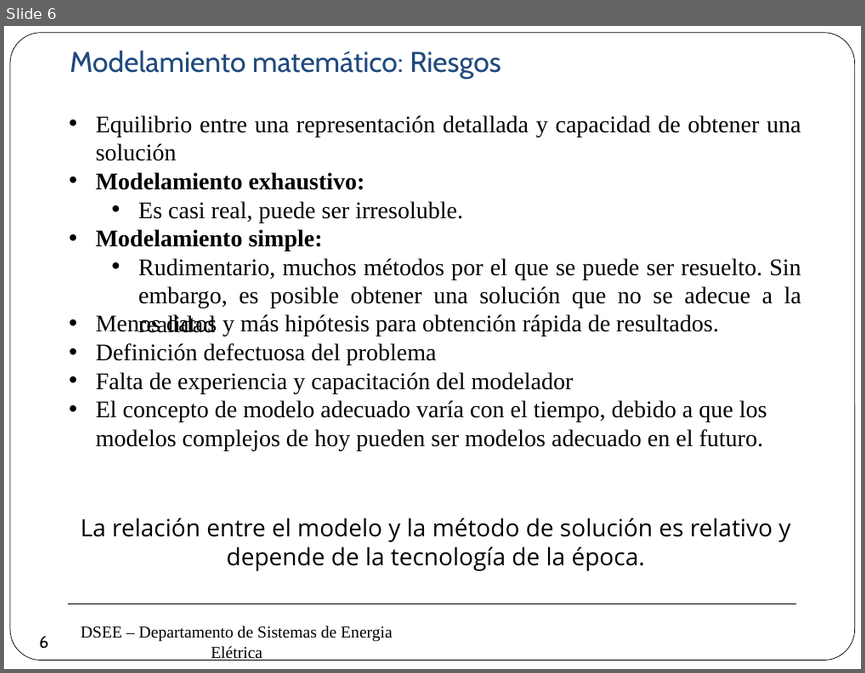
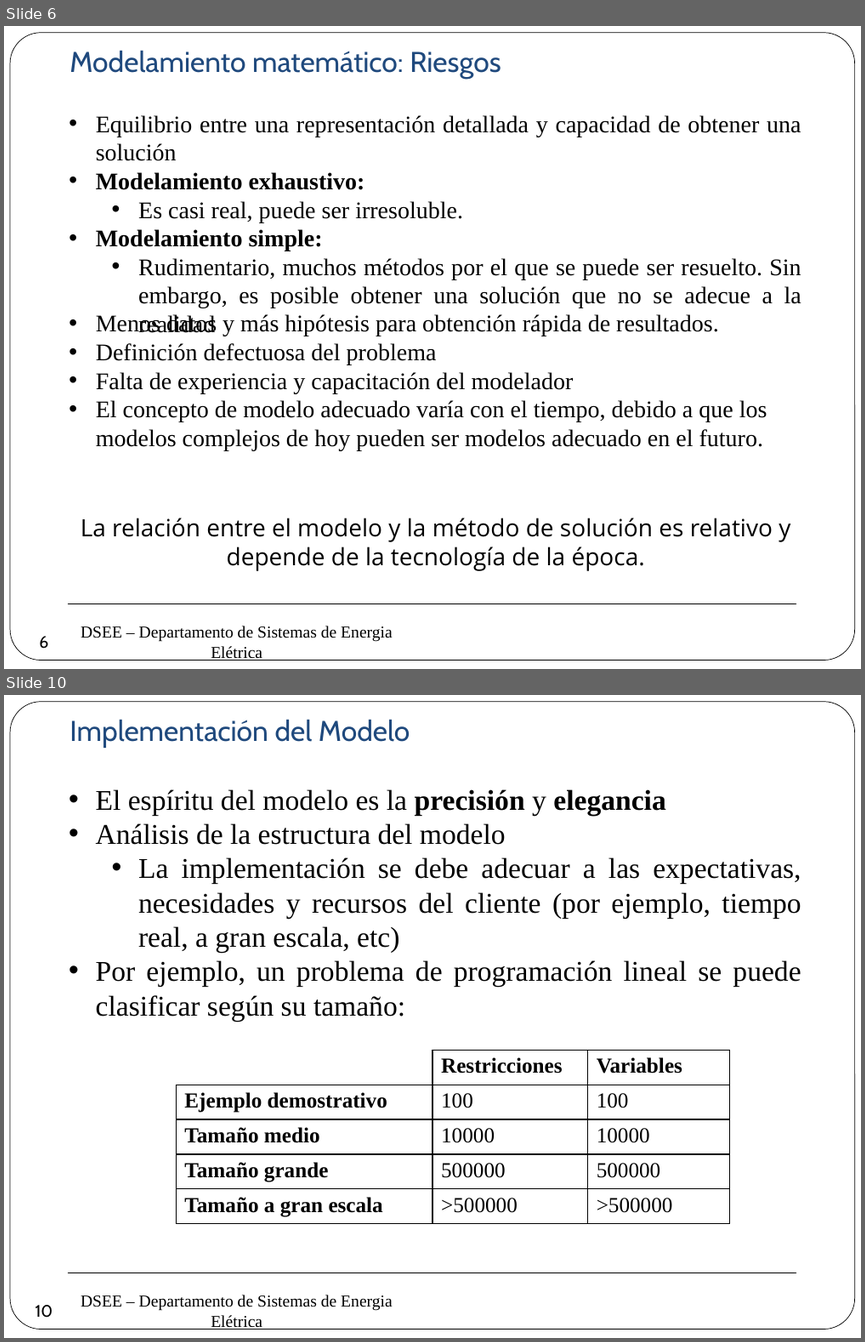
Before and after one commit to erikfilias/Power-Systems-Optimization-using-Julia-Language, a slide deck: 1. Lectures/Introducción a la Optimización aplicada a Sistemas de Energía Eléctrica/Dia 1/2. Modelamiento & Optimización.pptx. Shown one above the other, each under a label of ours: slide 6 before the commit, slides 6 and 10 after it; the slides between them are not shown. The pictures are 865x673 and 865x1342 pixels, drawn with LibreOffice and Linux fonts; fonts in the diff are those of the drawing; background and template pictures are left out. Boxes give left, top, right and bottom in pixels: in the first picture for what was removed or moved away, otherwise in the second. Text is boxed around its words. In the diff, an @@ line names an element or a change of style, - is before the commit and + after.

```diff
--- a/1. Lectures/Introducción a la Optimización aplicada a Sistemas de Energía Eléctrica/Dia 1/2. Modelamiento & Optimización.pptx
+++ b/1. Lectures/Introducción a la Optimización aplicada a Sistemas de Energía Eléctrica/Dia 1/2. Modelamiento & Optimización.pptx
@@ slide 10 added at [4,695,861,1338], background #FFFFFF; not listed: 3 template elements that a slide beside it also shows @@
@@ text added at [69,719,409,748], 24 pt, text #1F497D @@
+Implementación del Modelo
@@ text added at [96,789,800,1021], 24 pt, text #000000 @@
+• El espíritu del modelo es la precisión y elegancia
+• Análisis de la estructura del modelo
+  • La implementación se debe adecuar a las expectativas, necesidades y recursos del cliente (por ejemplo, tiempo real, a gran escala, etc)
+• Por ejemplo, un problema de programación lineal se puede clasificar según su tamaño:
@@ table added at [177,1049,729,1224], 5 rows, 3 columns @@
+ | Restricciones | Variables
+Ejemplo demostrativo | 100 | 100
+Tamaño medio | 10000 | 10000
+Tamaño grande | 500000 | 500000
+Tamaño a gran escala | >500000 | >500000
@@ page number added at [28,1294,61,1327], 14 pt, text #000000 @@
+10
```
Also in this commit, not shown: 7 other slides added, 2 slides removed.
